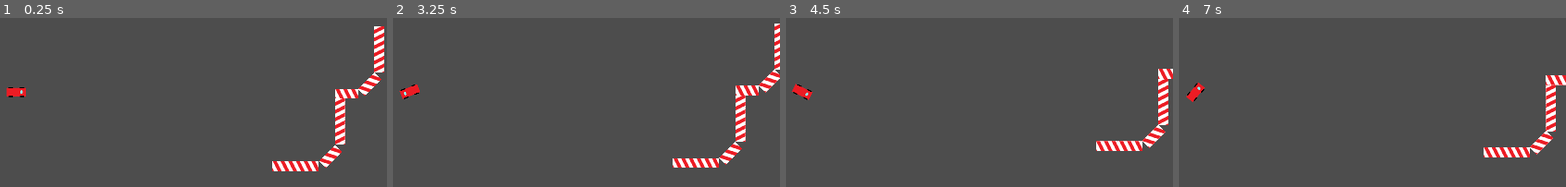
Above: before the commit, frames 1-4 (left to right).
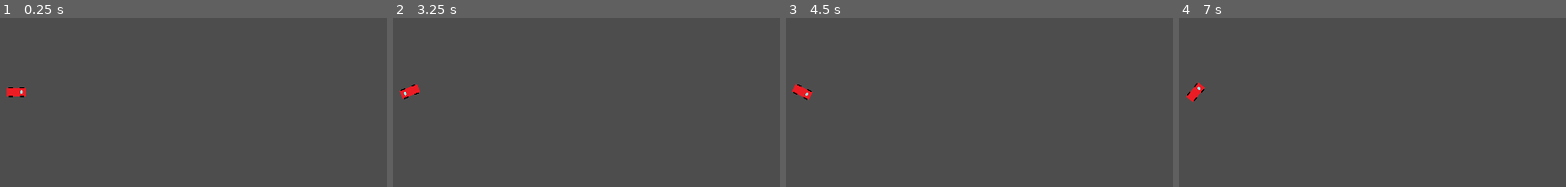
Above: after the commit, the same moments.

Repository: PixelWolf8976/BAISD-AT-at-game
Game: Godot game, scene res://Scenes/base_test_scene.tscn
Two runs of this game, one before a commit and one after it. Both use one fixed random seed, a clock stepped at 60 frames per second and the inputs below.
Inputs:
- Up to frame 1 (0.25 s): no input
- Up to frame 2 (3.25 s): tap Enter at 0.5, 2.75 s; hold Right (turn_right) 0.53-1.28 s; hold Left (turn_left) 1.28-2.03 s; tap Space at 2 s; hold Right (turn_right) 2.03-2.78 s; hold Up (drive_forward) from 2.78 s (still down)
- Up to frame 3 (4.5 s): release Up (drive_forward) at 3.53 s; hold Left (turn_left) from 3.53 s (still down)
- Up to frame 4 (7 s): release Left (turn_left) at 5.78 s; hold Right (turn_right) 5.78-6.53 s; tap Space at 6.5 s; hold Up (drive_forward) from 6.53 s (still down)

The runs differ from the first frame. In frame 1, 3.2% of the frame differs, in the area x 70-100%, y 4-91%; in frame 2, 2.8%; in frame 3, 2.0%; in frame 4, 2.1%.

Commit message:
Added keybinds

Diff:
--- a/Scenes/base_test_scene.tscn
+++ b/Scenes/base_test_scene.tscn
@@ -1,7 +1,6 @@
-[gd_scene load_steps=4 format=3 uid="uid://c8kjijcmsnr0y"]
+[gd_scene load_steps=3 format=3 uid="uid://c8kjijcmsnr0y"]
 
 [ext_resource type="PackedScene" uid="uid://baajkcg4mw3jk" path="res://Scenes/Player.tscn" id="1_1y3cj"]
-[ext_resource type="PackedScene" uid="uid://pvkwa02gp8lm" path="res://Scenes/Barrier.tscn" id="2_rb3my"]
 [ext_resource type="Script" path="res://Things/CameraScript.gd" id="3_5kjtc"]
 
 [node name="Base Test Scene" type="Node2D"]
@@ -10,38 +9,6 @@
 
 [node name="Barriers" type="Node2D" parent="."]
 
-[node name="StaticBody2D" parent="Barriers" instance=ExtResource("2_rb3my")]
-position = Vector2(838, 48)
-
-[node name="StaticBody2D2" parent="Barriers" instance=ExtResource("2_rb3my")]
-position = Vector2(753, 193)
-rotation = 1.5708
-
-[node name="StaticBody2D3" parent="Barriers" instance=ExtResource("2_rb3my")]
-position = Vector2(813, 168)
-rotation = 0.785398
-
-[node name="StaticBody2D4" parent="Barriers" instance=ExtResource("2_rb3my")]
-position = Vector2(838, 108)
-
-[node name="StaticBody2D5" parent="Barriers" instance=ExtResource("2_rb3my")]
-position = Vector2(940, -140)
-
-[node name="StaticBody2D6" parent="Barriers" instance=ExtResource("2_rb3my")]
-position = Vector2(855, 5)
-rotation = 1.5708
-
-[node name="StaticBody2D7" parent="Barriers" instance=ExtResource("2_rb3my")]
-position = Vector2(915, -20)
-rotation = 0.785398
-
-[node name="StaticBody2D8" parent="Barriers" instance=ExtResource("2_rb3my")]
-position = Vector2(940, -80)
-
-[node name="StaticBody2D9" parent="Barriers" instance=ExtResource("2_rb3my")]
-position = Vector2(693, 193)
-rotation = 1.5708
-
 [node name="Camera2D" type="Camera2D" parent="." node_paths=PackedStringArray("target_node")]
 script = ExtResource("3_5kjtc")
 target_node = NodePath("../CharacterBody2D")
--- a/project.godot
+++ b/project.godot
@@ -27,6 +27,7 @@
 "deadzone": 0.5,
 "events": [Object(InputEventKey,"resource_local_to_scene":false,"resource_name":"","device":-1,"window_id":0,"alt_press …(182 unchanged characters)…
 , Object(InputEventKey,"resource_local_to_scene":false,"resource_name":"","device":-1,"window_id":0,"alt_pressed":false,"shift_pressed":false,"ctrl_pressed":false,"meta_pressed":false,"pressed":false,"keycode":0,"physical_keycode":87,"key_label":0,"unicode":119,"echo":false,"script":null)
+, Object(InputEventKey,"resource_local_to_scene":false,"resource_name":"","device":-1,"window_id":0,"alt_pressed":false,"shift_pressed":false,"ctrl_pressed":false,"meta_pressed":false,"pressed":false,"keycode":0,"physical_keycode":32,"key_label":0,"unicode":32,"echo":false,"script":null)
 ]
 }
 turn_left={
